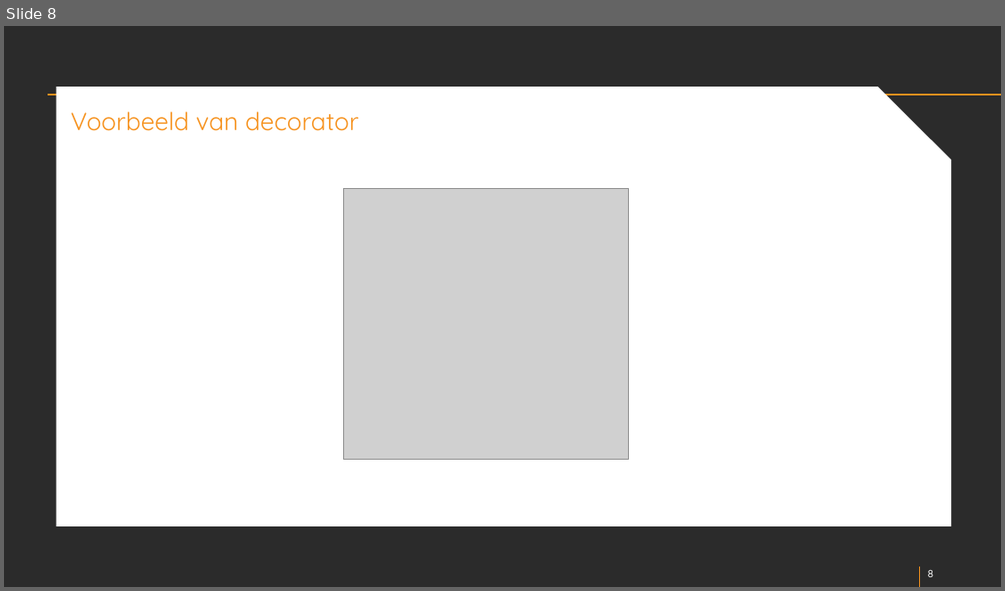
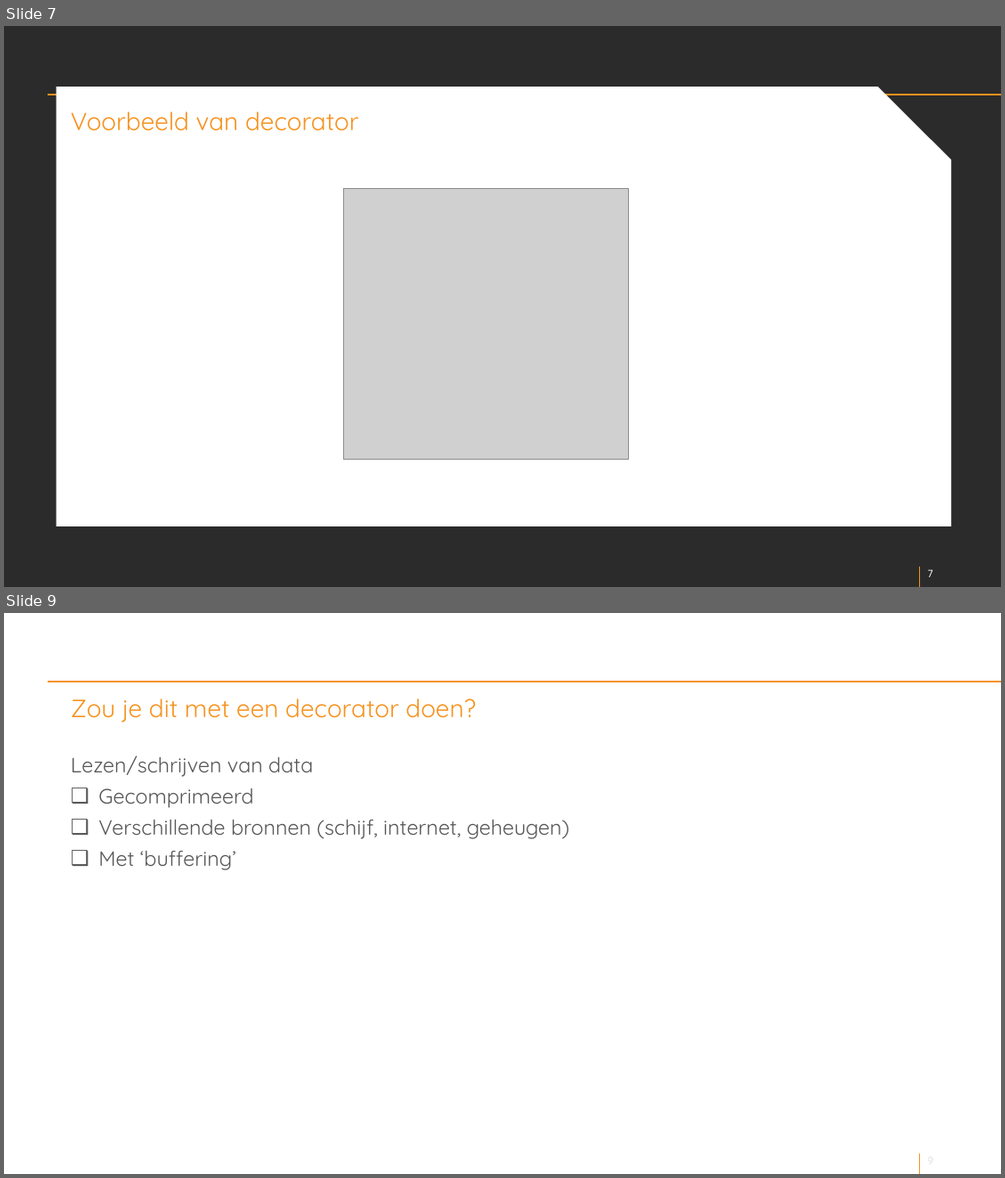
Before and after one commit to markKL1/decorator, a slide deck: presentation/decorator-v1.pptx. Shown one above the other, each under a label of ours: slide 8 before the commit, slides 7 and 9 after it; the slides between them are not shown. The pictures are 1005x591 and 1005x1178 pixels, drawn with LibreOffice and Linux fonts; fonts in the diff are those of the drawing; grey boxes stand for pictures; background and template pictures are left out; a plain dark background stands for a picture behind light text. Boxes give left, top, right and bottom in pixels: in the first picture for what was removed or moved away, otherwise in the second. Text is boxed around its words. In the diff, an @@ line names an element or a change of style, - is before the commit and + after.

```diff
--- a/presentation/decorator-v1.pptx
+++ b/presentation/decorator-v1.pptx
@@ slide 9 added at bbox=[4, 613, 1001, 1174], background picture (left out); not listed: 4 template elements that a slide beside it also shows @@
@@ title added at bbox=[71, 698, 476, 722], 24 pt, text #F6921E @@
+Zou je dit met een decorator doen?
@@ text added at bbox=[71, 755, 570, 870], 20 pt, text #575757 @@
+Lezen/schrijven van data
+❑ Gecomprimeerd
+❑ Verschillende bronnen (schijf, internet, geheugen)
+❑ Met ‘buffering’
@@ what was slide 8 is now slide 7 @@
@@ page number at bbox=[923, 567, 961, 580]: text changed @@
-8
+7
@@ page number at bbox=[928, 569, 933, 577]: text changed @@
-8
+7
```
Also in this commit, not shown: 2 slides changed, 11 other slides added, 2 slides removed, 3 other files.
